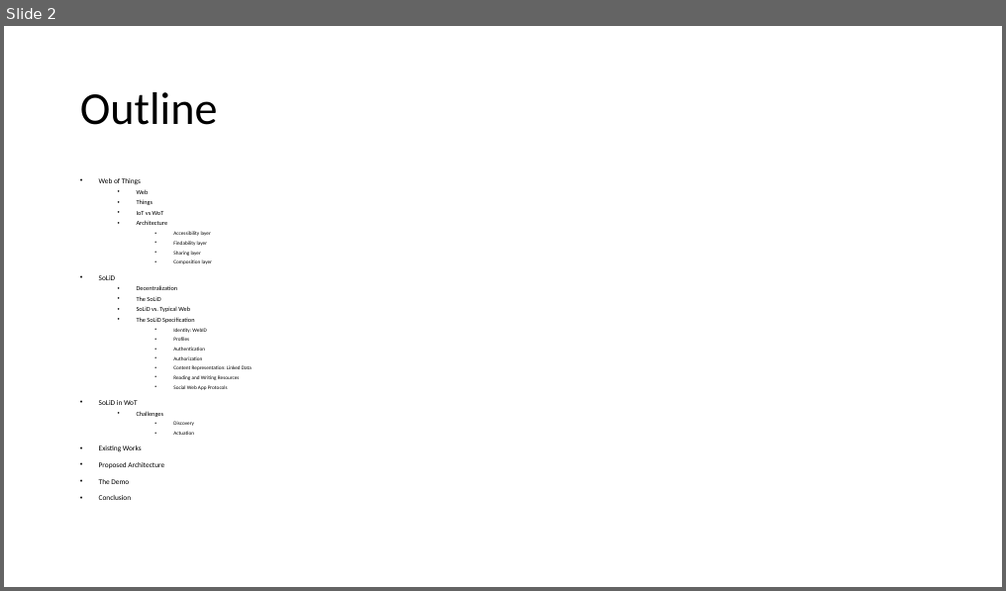
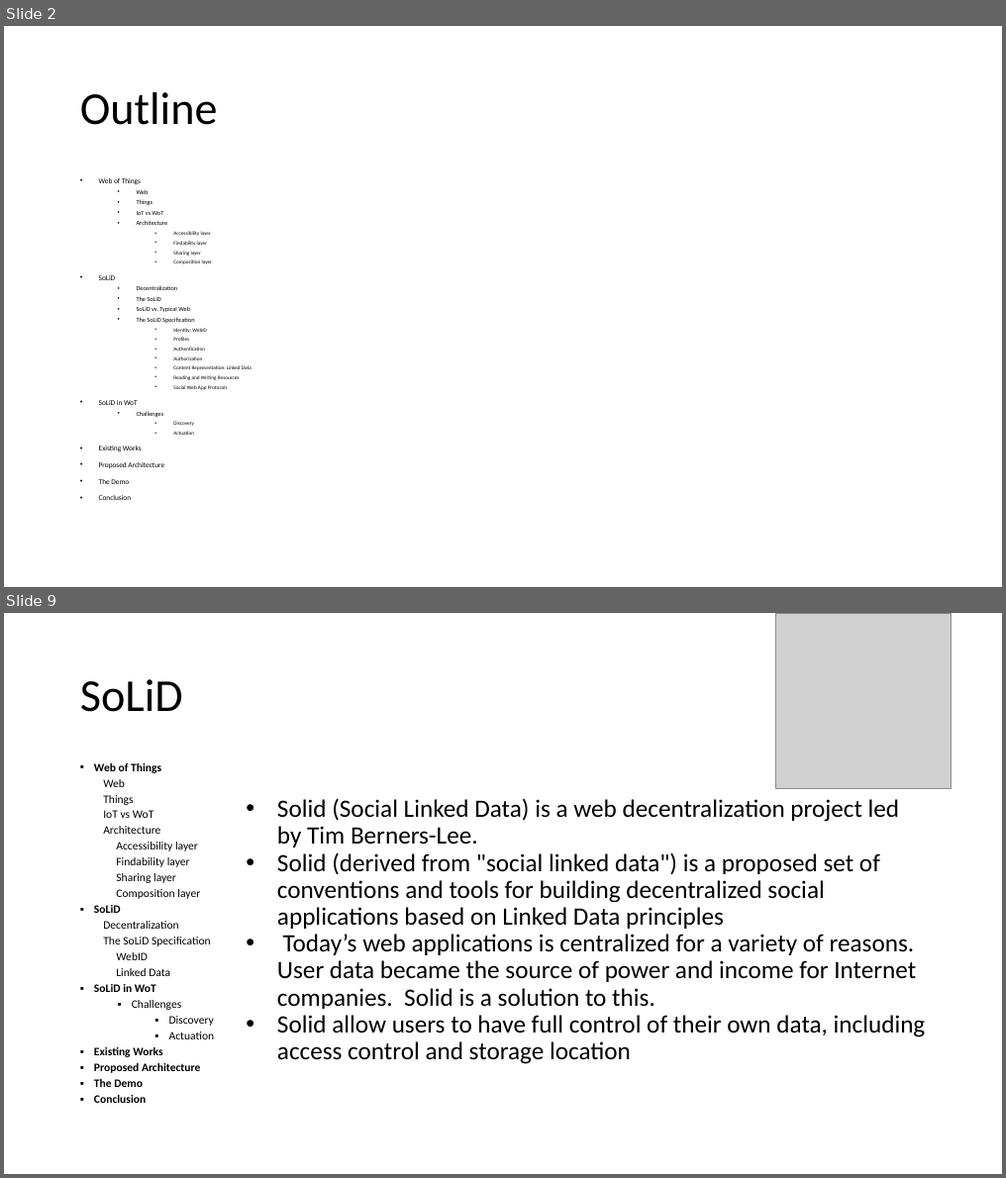
Before and after one commit to shovradas/solid-wot, a slide deck: Final-Presentation.pptx. Shown one above the other, each under a label of ours: slide 2 before the commit, slides 2 and 9 after it; the slides between them are not shown. The pictures are 1006x591 and 1006x1178 pixels, drawn with LibreOffice and Linux fonts; fonts in the diff are those of the drawing; grey boxes stand for pictures. Boxes give left, top, right and bottom in pixels: in the first picture for what was removed or moved away, otherwise in the second. Text is boxed around its words. In the diff, an @@ line names an element or a change of style, - is before the commit and + after.

```diff
--- a/Final-Presentation.pptx
+++ b/Final-Presentation.pptx
@@ slide 9 added at (4,613,1002,1174), background #FFFFFF @@
@@ picture added at (776,613,951,788) @@
@@ title added at (80,679,183,712), 44 pt, text #000000 @@
+SoLiD
@@ text added at (94,763,215,1103), 11 pt, text #000000 @@
+▪ Web of Things
+Web
+Things
+IoT vs WoT
+Architecture
+Accessibility layer
+Findability layer
+Sharing layer
+Composition layer
+▪ SoLiD
+Decentralization
+The SoLiD Specification
+WebID
+Linked Data
+▪ SoLiD in WoT
+  ▪ Challenges
+    ▪ Discovery
+    ▪ Actuation
+▪ Existing Works
+▪ Proposed Architecture
+▪ The Demo
+▪ Conclusion
@@ text added at (277,798,926,1064), 24 pt, text #000000 @@
+• Solid (Social Linked Data) is a web decentralization project led by Tim Berners-Lee.
+• Solid (derived from "social linked data") is a proposed set of conventions and tools for building decentralized social applications based on Linked Data principles
+• Today’s web applications is centralized for a variety of reasons. User data became the source of power and income for Internet companies. Solid is a solution to this.
+• Solid allow users to have full control of their own data, including access control and storage location
```
Also in this commit, not shown: 16 other slides changed, 8 other slides added, 10 slides removed, 1 other file.
